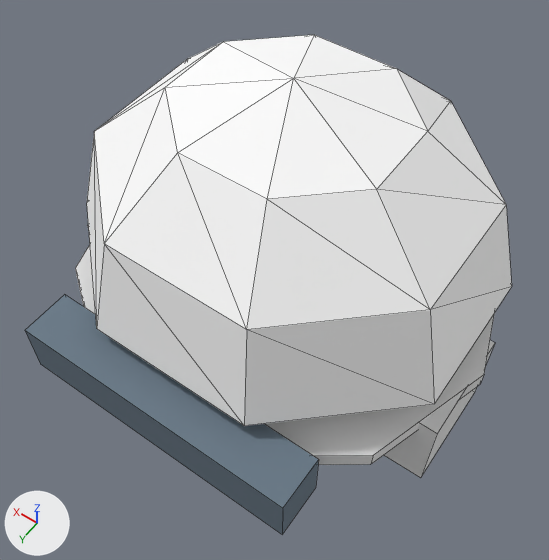
An edit to the OBJ model Models/person_hat_combat.obj, drawn before and after from the same camera.
Camera for both pictures: a camera (50 mm lens) standing at (-0.375, 0.545, 1.806) and looking at (-0.026, 0.057, 1.039). Arrows for +X, +Y and +Z are at lower left; the lights stay in place. The first picture is the older version. Mesh edges are drawn as thin lines. Where no turn or scale is listed for an object, it has been applied to the vertices. Vertices at exactly the same position are counted once.

In view in the first picture: 'person_hat_combat'.
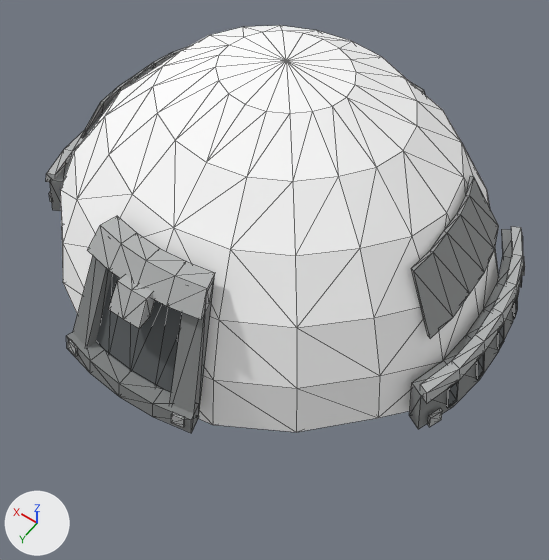
Diff of the bpy script that builds the scene:
```diff
--- a/Models/person_hat_combat.obj.py
+++ b/Models/person_hat_combat.obj.py
@@ mat_tactical_rail @@
+mat_tactical_rail = principled_material('tactical_rail')
+mat_tactical_rail.base_color = (0.23, 0.24, 0.24)  # grey #848686
+mat_tactical_rail.roughness = 1.0
@@ mat_tactical_slot @@
+mat_tactical_slot = principled_material('tactical_slot')
+mat_tactical_slot.base_color = (0.105, 0.115, 0.12)  # dark grey #5b5f61
+mat_tactical_slot.roughness = 1.0
@@ mat_helmet_rim @@
+mat_helmet_rim = principled_material('helmet_rim')
+mat_helmet_rim.base_color = (0.16, 0.17, 0.18)  # grey #6f7376
+mat_helmet_rim.roughness = 1.0
@@ mat_tactical_patch @@
+mat_tactical_patch = principled_material('tactical_patch')
+mat_tactical_patch.base_color = (0.29, 0.3, 0.3)  # grey #939595
+mat_tactical_patch.roughness = 1.0
@@ mat_tactical_bolt @@
+mat_tactical_bolt = principled_material('tactical_bolt')
+mat_tactical_bolt.base_color = (0.45, 0.46, 0.46)  # grey #b3b5b5
+mat_tactical_bolt.roughness = 1.0
@@ me_person_hat_combat @@
 # used by ob_person_hat_combat; location = (0.0, 0.0, 0.0)
-me_person_hat_combat.from_pydata(...)  # 69 vertices, 67 faces; spans x -0.3..0.3, y -0.3..0.285, z 0.84..1.296
+me_person_hat_combat.from_pydata(...)  # 638 vertices, 1156 faces; spans x -0.308..0.308, y -0.271..0.31, z 0.936..1.327
+# me_person_hat_combat part 1: the loose piece of 25 vertices spanning x -0.276..0.276, y -0.269..0.239, z 1.027..1.296 is rebuilt with 242 vertices and now spans x -0.29..0.29, y -0.271..0.281, z 0.936..1.327
+# me_person_hat_combat part 2: the loose piece of 20 vertices spanning x -0.3..0.3, y -0.3..0.27, z 0.95..0.975 is deleted
+# me_person_hat_combat part 3: the loose piece of 8 vertices spanning x -0.2..0.2, y 0.215..0.285, z 0.925..1.005 is deleted
+# me_person_hat_combat part 4: the loose piece of 8 vertices spanning x -0.29..-0.22, y -0.07..0.09, z 0.84..0.97 is deleted
+# me_person_hat_combat part 5: 136 vertices added at x 0.195..0.308, y -0.138..0.144, z 1.055..1.222
+# me_person_hat_combat part 6: 136 vertices added at x -0.308..-0.199, y -0.138..0.144, z 1.055..1.222
+# me_person_hat_combat part 7: 104 vertices added at x -0.091..0.091, y 0.207..0.31, z 1.078..1.235
+# other edits to the shape of me_person_hat_combat do not show in these pictures
 me_person_hat_combat.materials.append(mat_stuff_plain)
-me_person_hat_combat.materials.append(mat_stuff_plain_dark)  # white #e7e7e7
-me_person_hat_combat.materials.append(mat_visor)  # greyish blue #697986
+me_person_hat_combat.materials.append(mat_helmet_rim)  # grey #6f7376
+me_person_hat_combat.materials.append(mat_tactical_rail)  # grey #848686
+me_person_hat_combat.materials.append(mat_tactical_bolt)  # grey #b3b5b5
+me_person_hat_combat.materials.append(mat_tactical_slot)  # dark grey #5b5f61
+me_person_hat_combat.materials.append(mat_tactical_patch)  # grey #939595
```

Where the change shows, as pixel boxes [x1, y1, x2, y2] in the pictures (549 x 560 px):
'person_hat_combat', reshaped (18% shorter): before [25, 35, 512, 534]; after [46, 25, 525, 433]
part 1 of me_person_hat_combat, rebuilt: before [87, 35, 512, 426]; after [60, 25, 498, 432]
part 2 of me_person_hat_combat, deleted: before [75, 245, 495, 465]
part 3 of me_person_hat_combat, deleted: before [25, 295, 319, 534]
part 4 of me_person_hat_combat, deleted: before [384, 340, 495, 478]
part 5 of me_person_hat_combat, added: after [46, 47, 186, 211]
part 6 of me_person_hat_combat, added: after [409, 176, 525, 429]
part 7 of me_person_hat_combat, added: after [66, 216, 215, 433]
